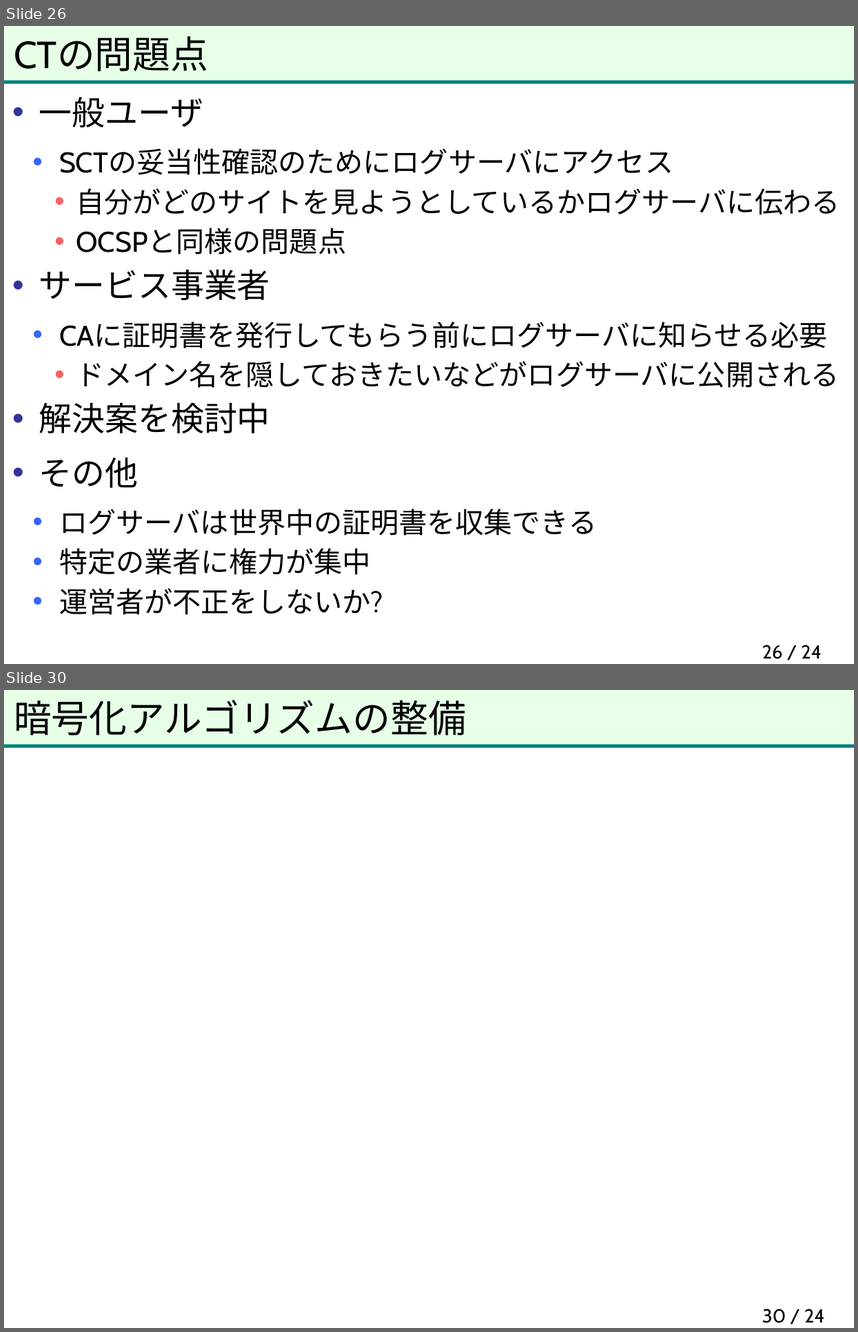
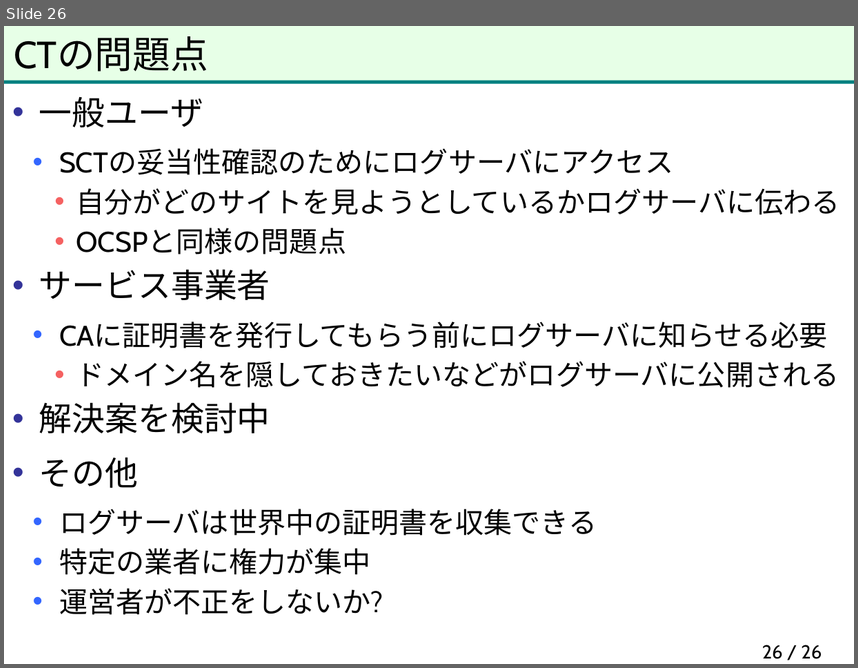
Before and after one commit to herumi/anninbon, a slide deck: lec/anninbon8.pptx. Shown one above the other, each under a label of ours: slides 26 and 30 before the commit, slide 26 after it; the slides between them are not shown. The pictures are 858x1332 and 858x668 pixels, drawn with LibreOffice and Linux fonts; fonts in the diff are those of the drawing; background and template pictures are left out. Boxes give left, top, right and bottom in pixels: in the first picture for what was removed or moved away, otherwise in the second. Text is boxed around its words. In the diff, an @@ line names an element or a change of style, - is before the commit and + after.

```diff
--- a/lec/anninbon8.pptx
+++ b/lec/anninbon8.pptx
@@ slide 30 removed at bbox=[4, 690, 854, 1328], background picture (left out); not listed: 2 template elements that a slide beside it also shows @@
@@ title removed at bbox=[14, 700, 466, 736] @@
-暗号化アルゴリズムの整備
@@ page number removed at bbox=[762, 1308, 825, 1323] @@
-30 / 24
@@ page number at bbox=[762, 644, 822, 659]: text changed @@
-26 / 24
+26 / 26
```
Also in this commit, not shown: 1 slide changed, 14 other slides removed.
